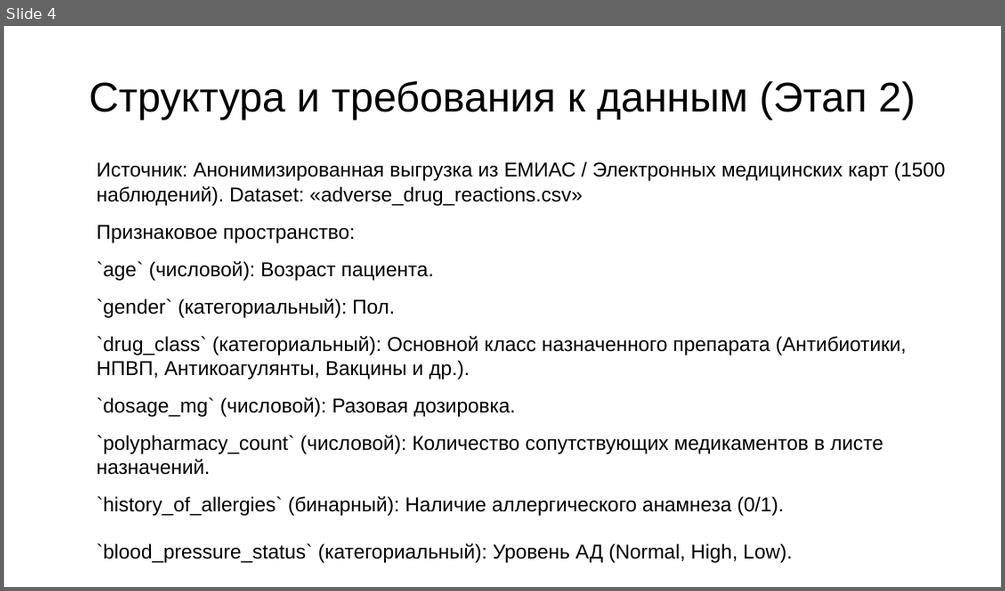
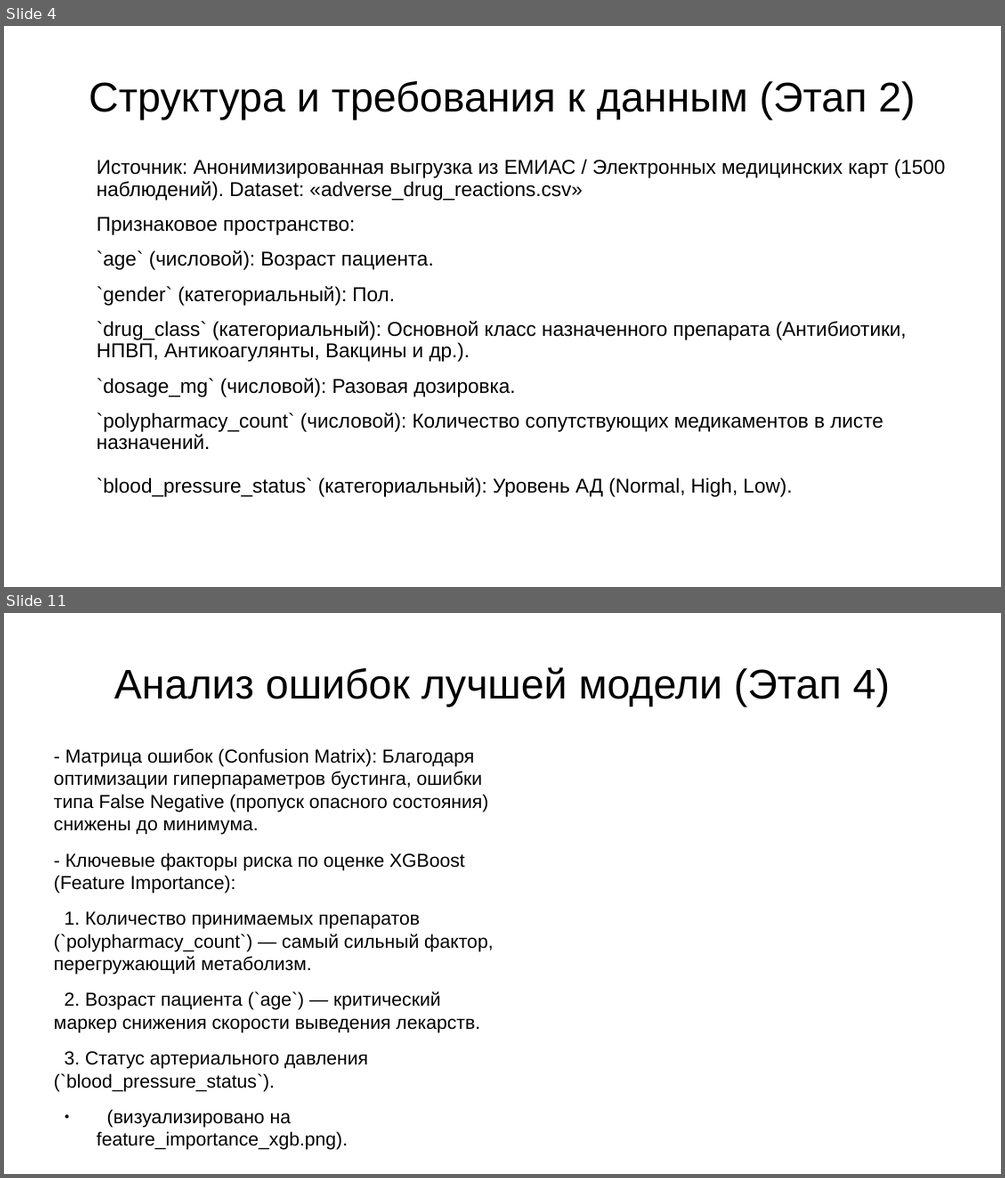
Before and after one commit to HakLuck/my-first-project, a slide deck: Презентация к проекту по DS.pptx. Shown one above the other, each under a label of ours: slide 4 before the commit, slides 4 and 11 after it; the slides between them are not shown. The pictures are 1005x591 and 1005x1178 pixels, drawn with LibreOffice and Linux fonts; fonts in the diff are those of the drawing; background and template pictures are left out. Boxes give left, top, right and bottom in pixels: in the first picture for what was removed or moved away, otherwise in the second. Text is boxed around its words. In the diff, an @@ line names an element or a change of style, - is before the commit and + after.

```diff
--- a/Презентация к проекту по DS.pptx
+++ b/Презентация к проекту по DS.pptx
@@ slide 11 added at [4,613,1001,1174], background picture (left out) @@
@@ title added at [114,667,890,706], 33 pt, text #000000 @@
+Анализ ошибок лучшей модели (Этап 4)
@@ text added at [54,748,493,1150], 15 pt, text #000000 @@
+- Матрица ошибок (Confusion Matrix): Благодаря оптимизации гиперпараметров бустинга, ошибки типа False Negative (пропуск опасного состояния) снижены до минимума.
+- Ключевые факторы риска по оценке XGBoost (Feature Importance):
+1. Количество принимаемых препаратов (`polypharmacy_count`) — самый сильный фактор, перегружающий метаболизм.
+2. Возраст пациента (`age`) — критический маркер снижения скорости выведения лекарств.
+3. Статус артериального давления (`blood_pressure_status`).
+● (визуализировано на feature_importance_xgb.png).
@@ slide 4 changed as well @@
@@ text "Источник: Анонимизированная выгрузка из ЕМИАС ..." at [97,159,946,497]: line spacing 1 to 0.9 @@
@@ text at [97,496,784,516]: paragraph removed @@
-`history_of_allergies` (бинарный): Наличие аллергического анамнеза (0/1).
```
Also in this commit, not shown: 8 other slides changed, 4 other slides added, 4 slides removed, 1 other file.
